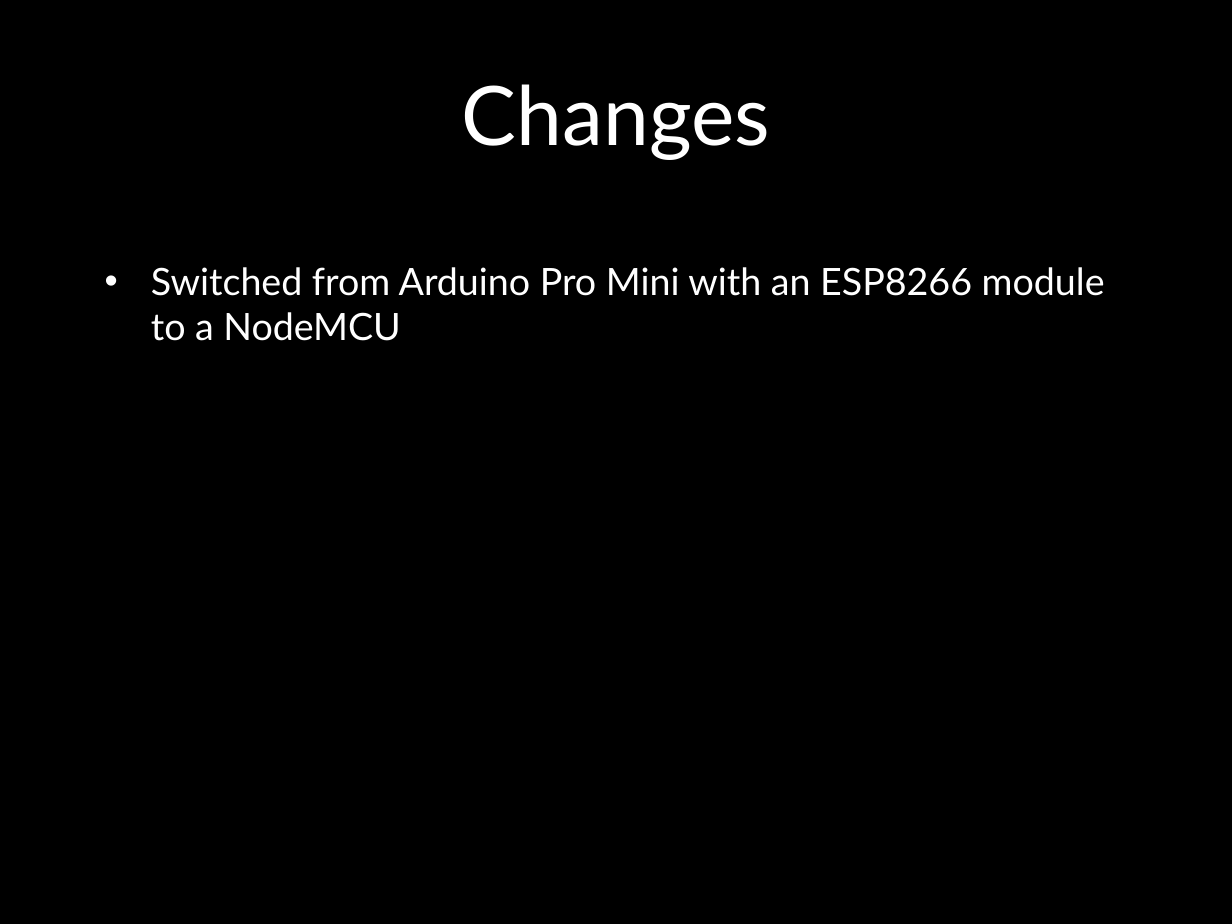
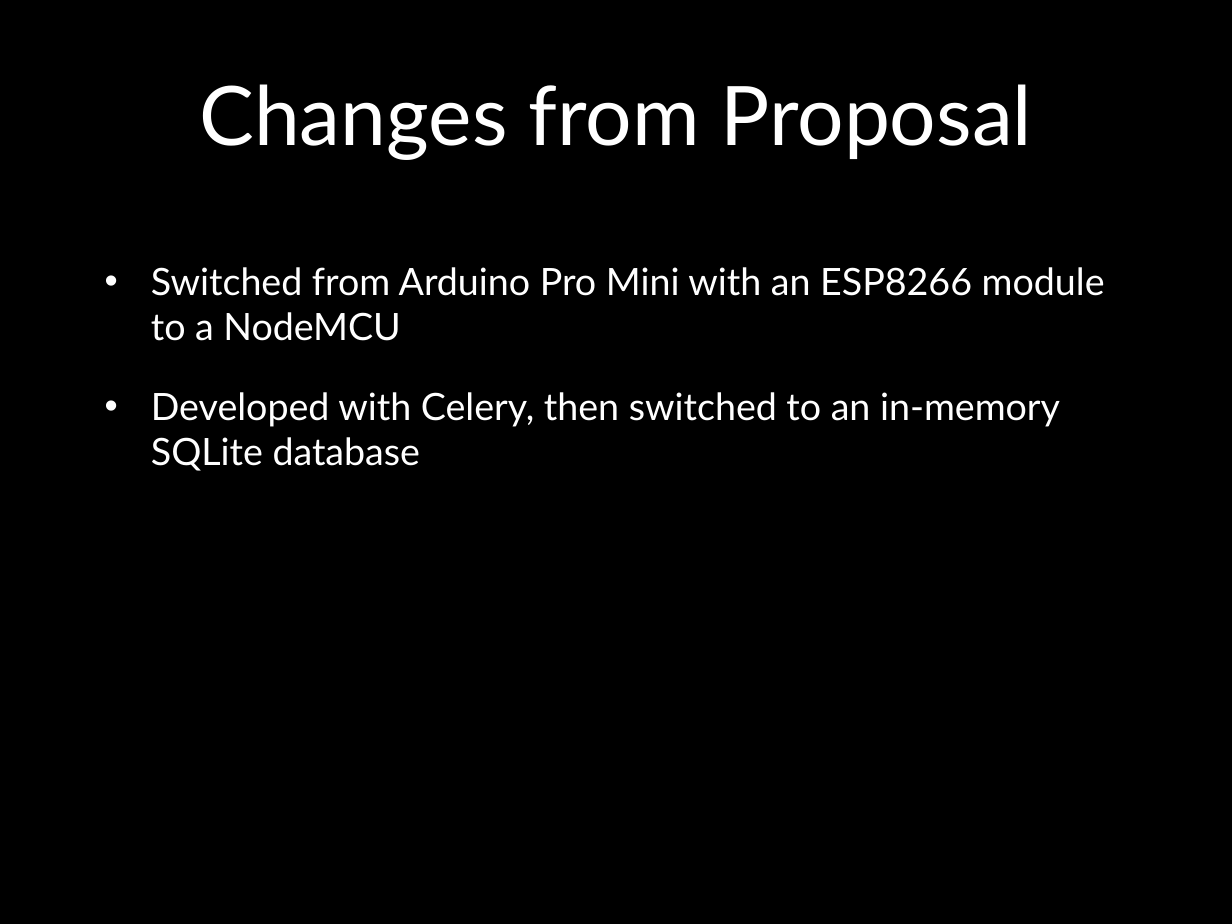
Before and after one commit to cojoigo/Capstone, a slide deck: slide 12 of Final Documents/Final Presentation.pptx (slide 13 before the commit). Drawn at 1232x924 pixels with LibreOffice and Linux fonts; fonts in the diff are those of the drawing; background and template pictures are left out. Boxes give left, top, right and bottom in pixels: in the first picture for what was removed or moved away, otherwise in the second. Text is boxed around its words. In the diff, an @@ line names an element or a change of style, - is before the commit and + after.

```diff
--- a/Final Documents/Final Presentation.pptx
+++ b/Final Documents/Final Presentation.pptx
@@ title at [199,84,1033,160]: text changed @@
-Changes
+Changes from Proposal
@@ text at [151,392,1060,471]: paragraph added @@
+• Developed with Celery, then switched to an in-memory SQLite database
```
Also in this commit, not shown: 6 other slides changed, 1 slide added, 2 slides removed.
